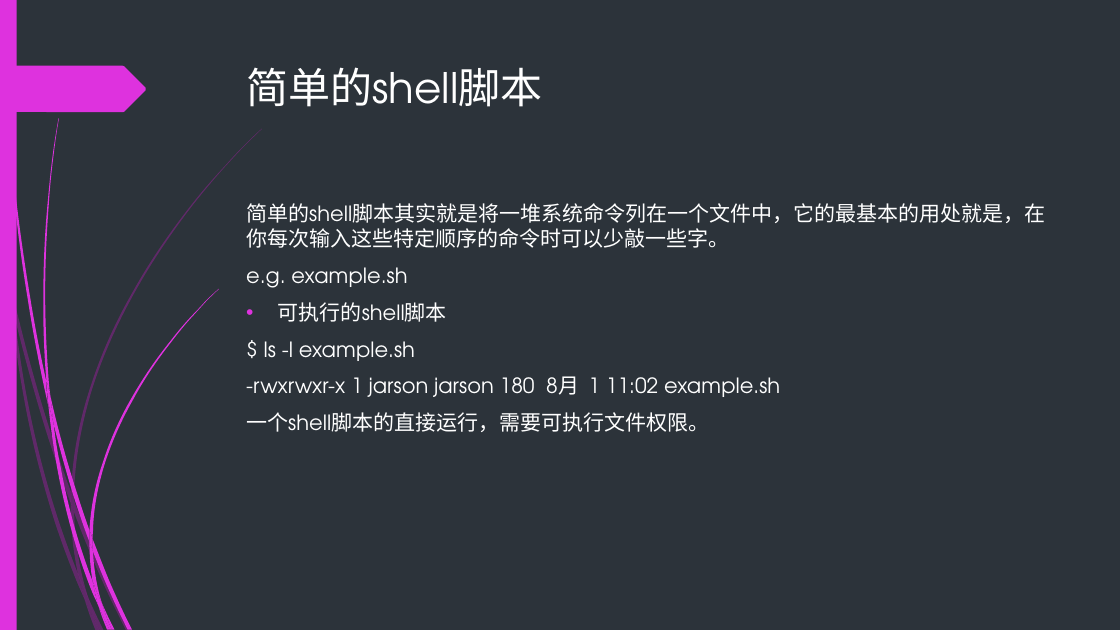
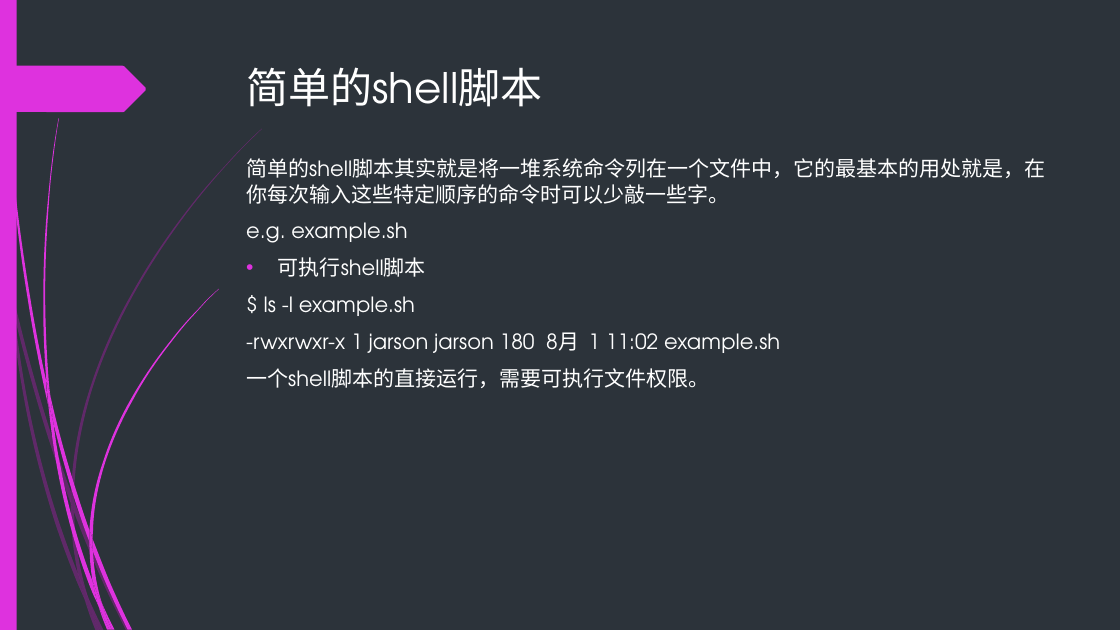
Before and after one commit to backup-ci/abs-train, a slide deck: slide 7 of Bash-scripting-guid.pptx. Drawn at 1120x630 pixels with LibreOffice and Linux fonts; fonts in the diff are those of the drawing. Boxes give left, top, right and bottom in pixels: in the first picture for what was removed or moved away, otherwise in the second. Text is boxed around its words. In the diff, an @@ line names an element or a change of style, - is before the commit and + after.

```diff
--- a/Bash-scripting-guid.pptx
+++ b/Bash-scripting-guid.pptx
@@ text "简单的shell脚本其实就是将一堆系统命令列在一个文件中，它的最基本的用处就是，在你每次输入这些特定顺序的命令时可以少敲 ...": place and size @@
-text "简单的shell脚本其实就是将一堆系统命令列在一个文件中，它的最基本的用处就是，在你每次输入这些特定顺序的命令时可以少敲 ..." at <box>246,203,1045,432</box>
+text "简单的shell脚本其实就是将一堆系统命令列在一个文件中，它的最基本的用处就是，在你每次输入这些特定顺序的命令时可以少敲 ..." at <box>246,158,1045,388</box>
@@ text at <box>278,257,426,277</box>: text changed @@
-• 可执行的shell脚本
+• 可执行shell脚本
```
Also in this commit, not shown: 30 other slides changed, 19 slides added, 39 other files.
